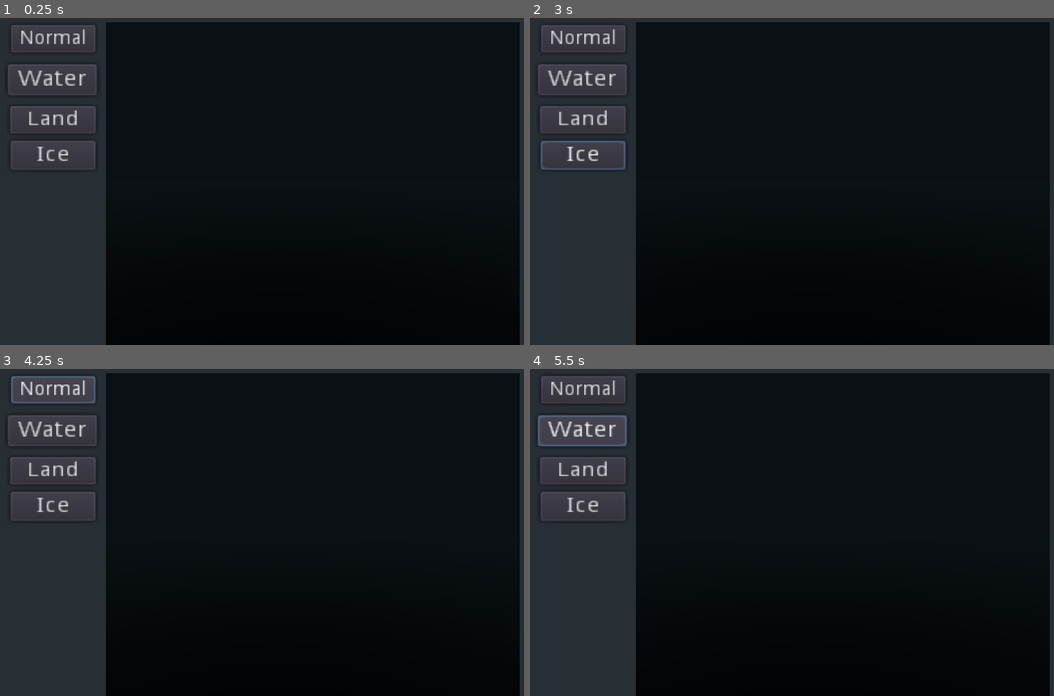
Above: before the commit, frames 1-4 (two rows, left to right).
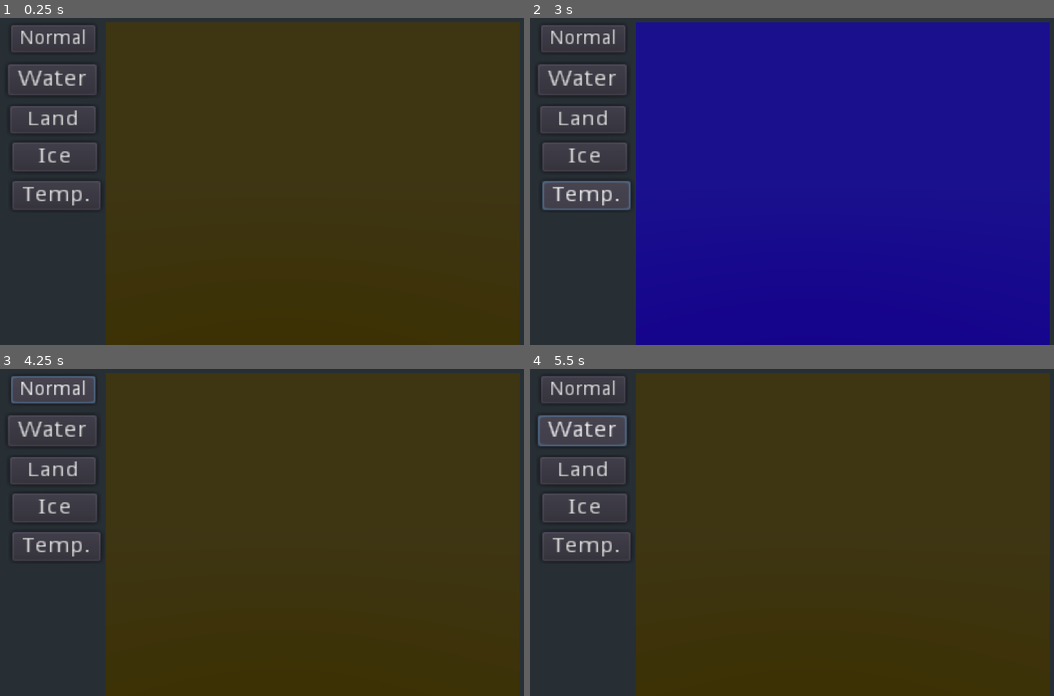
Above: after the commit, the same moments.

Repository: nestorac/earth
Game: Godot game, scene res://Globe.tscn
The game is run twice, just before and just after one commit, with the same random seed, the same clock (stepped at 60 frames per second) and the same inputs.
Inputs (mouse positions are in pixels of both pictures, inside the frame that each line leads up to):
- Up to frame 1 (0.25 s): no input
- Up to frame 2 (3 s): click "Water" at 0.5 s; click "Land" at 1.25 s; click "Ice" at 2 s; click (587, 194) at 2.75 s, where only the run after the commit has a clickable "Temp."
- Up to frame 3 (4.25 s): click "Normal" at 3.5 s
- Up to frame 4 (5.5 s): click "Normal" at 4.25 s; click "Water" at 5 s

The runs differ from the first frame. In frame 1, 79% of the frame differs, in the area x 2-100%, y 1-100%; in frame 2, 80%; in frame 3, 79%; in frame 4, 79%.
Error after the commit: Invalid get index 'WATER' (on base: 'Node (GlobalVars.gd)'). (res://Scripts/UImenu.gd:21)

Commit message:
Last important fixes, now we program turns and temperature.

Diff:
--- a/Globe.tscn
+++ b/Globe.tscn
@@ -1,32 +1,14 @@
 [gd_scene load_steps=6 format=2]
 
+[ext_resource path="res://Scripts/Game.gd" type="Script" id=1]
 [ext_resource path="res://Scripts/CamBase.gd" type="Script" id=3]
 [ext_resource path="res://Scripts/UImenu.gd" type="Script" id=5]
-[ext_resource path="res://Scripts/MeshOfSquares.gd" type="Script" id=7]
-
-[sub_resource type="GDScript" id=4]
-script/source = "extends Spatial
-
-
-# Declare member variables here. Examples:
-# var a = 2
-# var b = \"text\"
-
-
-# Called when the node enters the scene tree for the first time.
-func _ready():
-	pass # Replace with function body.
-
-
-# Called every frame. 'delta' is the elapsed time since the previous frame.
-#func _process(delta):
-#	pass
-"
+[ext_resource path="res://Scripts/World.gd" type="Script" id=7]
 
 [sub_resource type="MultiMesh" id=2]
 
-[node name="Globe" type="Spatial"]
-script = SubResource( 4 )
+[node name="Game" type="Spatial"]
+script = ExtResource( 1 )
 
 [node name="CamBase" type="Spatial" parent="."]
 transform = Transform( 1, 0, 0, 0, 1, 0, 0, 0, 1, 21, 22, 19 )
@@ -36,14 +18,14 @@
 [node name="Camera" type="Camera" parent="CamBase"]
 transform = Transform( 1, 0, 0, 0, 1.31134e-07, 1, 0, -1, 1.31134e-07, 0, 6.51013, -0.00842714 )
 
-[node name="MultiMeshInstance" type="MultiMeshInstance" parent="."]
+[node name="World" type="MultiMeshInstance" parent="."]
 multimesh = SubResource( 2 )
 script = ExtResource( 7 )
 
 [node name="UI" type="Control" parent="."]
 anchor_right = 1.0
 anchor_bottom = 1.0
-rect_pivot_offset = Vector2( 639, 209 )
+rect_pivot_offset = Vector2( 71, 341 )
 script = ExtResource( 5 )
 
 [node name="BtWater" type="Button" parent="UI"]
@@ -63,12 +45,20 @@
 text = "Land"
 
 [node name="BtIce" type="Button" parent="UI"]
-margin_left = 24.0
-margin_top = 229.0
-margin_right = 74.0
-margin_bottom = 249.0
+margin_left = 27.0
+margin_top = 232.0
+margin_right = 77.0
+margin_bottom = 252.0
 rect_scale = Vector2( 3.09361, 2.66945 )
 text = "Ice"
+
+[node name="BtTemp" type="Button" parent="UI"]
+margin_left = 27.0
+margin_top = 302.0
+margin_right = 77.0
+margin_bottom = 322.0
+rect_scale = Vector2( 3.09361, 2.66945 )
+text = "Temp."
 
 [node name="BtNormal" type="Button" parent="UI"]
 margin_left = 25.0
@@ -78,7 +68,12 @@
 rect_scale = Vector2( 2.59983, 2.51249 )
 text = "Normal"
 
+[node name="TurnTimer" type="Timer" parent="."]
+autostart = true
+
 [connection signal="button_up" from="UI/BtWater" to="UI" method="_on_BtWater_button_up"]
 [connection signal="button_up" from="UI/BtLand" to="UI" method="_on_BtLand_button_up"]
 [connection signal="button_up" from="UI/BtIce" to="UI" method="_on_BtIce_button_up"]
+[connection signal="button_up" from="UI/BtTemp" to="UI" method="_on_BtTemp_button_up"]
 [connection signal="button_up" from="UI/BtNormal" to="UI" method="_on_BtNormal_button_up"]
+[connection signal="timeout" from="TurnTimer" to="." method="_on_TurnTimer_timeout"]
--- /dev/null
+++ b/Scripts/Game.gd
@@ -0,0 +1,12 @@
+extends Spatial
+
+onready var mmi = $World
+
+# Called when the node enters the scene tree for the first time.
+func _ready():
+	pass # Replace with function body.
+
+
+
+func _on_TurnTimer_timeout():
+	mmi.next_turn()
--- /dev/null
+++ b/Scripts/GlobalVars.gd
@@ -0,0 +1,3 @@
+extends Node
+
+enum layer {NONE, WATER, LAND, ICE, GRASS, TEMP}
--- a/Scripts/Globe.gd
+++ /dev/null
@@ -1,19 +0,0 @@
-extends Spatial
-
-onready var cell = get_node("Cell")
-#
-export(PackedScene) var unit_scene
-export(NodePath) onready var units_node = get_node(units_node) as Spatial
-
-
-#func _process(delta):
-#	if Input.is_action_pressed("spawn_cells"):
-#		for i in range(20):
-#			spawn_unit()
-
-#func spawn_unit():
-#	var unit_instance = unit_scene.instance()
-#
-#	units_node.add_child(unit_instance)
-#	unit_instance.global_transform.origin = Vector3(randf()/4.0,randf()/4.0,randf()/4.0)
-#	print("Spawn child.")
--- a/Scripts/Square.gd
+++ b/Scripts/Square.gd
@@ -11,7 +11,7 @@
 var color = Color(0, 0, 0)
 var st = SurfaceTool.new()
 
-enum {NONE, WATER, LAND, ICE, GRASS}
+var temperature_celsius = -60.0 # between -100 and +100
 
 #var layer = NONE
 
@@ -60,7 +60,7 @@
 func draw_square_water():
 	var material = get_surface_material(0)
 
-	color = Color(water_depth/100*0.1, water_depth/100*0.1, water_depth/100*1)
+	color = Color(water_depth/100.0*0.1, water_depth/100.0*0.1, water_depth/100.0*1.0)
 	material.albedo_color = color
 
 
@@ -77,28 +77,37 @@
 	color = Color(ice_depth*0.15, ice_depth*1, ice_depth*1)
 	material.albedo_color = color
 
+func draw_square_temp():
+	var material = get_surface_material(0)
+
+	color = Color((temperature_celsius+100)/200.0, 0, 1.0-(temperature_celsius+100)/200.0)
+
+	material.albedo_color = color
+
 func draw_square():
 	var material = get_surface_material(0)
 	var mesh_of_squares = get_parent()
 
-	if mesh_of_squares.layer == NONE:
+	if mesh_of_squares.layer == GlobalVars.layer.NONE:
 		if ice_depth > 0:
 			color = Color(ice_depth*0.15, ice_depth, ice_depth)
 		elif water_depth > 0:
-			color = Color(water_depth*0.1, water_depth*0.1, water_depth)
+			color = Color(water_depth/100.0*0.1, water_depth/100.0*0.1, water_depth/100.0)
 			if land_elevation > 0:
-				color = color + Color(land_elevation/100, (land_elevation/100)*0.66, 0)
+				color = color + Color(land_elevation/100.0, land_elevation/100.0*0.66, 0)
 		elif land_elevation > 0:
-			color = Color(land_elevation/100, land_elevation/100*0.66, 0)
+			color = Color(land_elevation/100.0, land_elevation/100.0*0.66, 0)
 		if grass:
 			color = Color(0.1, 0.7, 0.1)
-	elif mesh_of_squares.layer == WATER:
+	elif mesh_of_squares.layer == GlobalVars.layer.WATER:
 		draw_square_water()
-	elif mesh_of_squares.layer == LAND:
+	elif mesh_of_squares.layer == GlobalVars.layer.LAND:
 		draw_square_land()
-	elif mesh_of_squares.layer == ICE:
+	elif mesh_of_squares.layer == GlobalVars.layer.ICE:
 		draw_square_ice()
-#	elif mesh_of_squares.layer == GRASS:
+	elif mesh_of_squares.layer == GlobalVars.layer.TEMP:
+		draw_square_temp()
+#	elif mesh_of_squares.layer == GlobalVars.layer.GRASS:
 #		draw_square_grass()
 	material.albedo_color = color
 
--- a/Scripts/UImenu.gd
+++ b/Scripts/UImenu.gd
@@ -1,6 +1,4 @@
 extends Control
-
-enum {NONE, WATER, LAND, ICE, GRASS}
 
 # Declare member variables here. Examples:
 # var a = 2
@@ -13,34 +11,41 @@
 
 
 func hide_squares(layer):
-	var mmi = $"../MultiMeshInstance"
+	var mmi = $"../World"
 	for square in mmi.get_children():
 		pass # TODO
 
 
 func _on_BtWater_button_up():
-	var mmi = $"../MultiMeshInstance"
-	mmi.set_layer(WATER)
+	var mmi = $"../World"
+	mmi.set_layer(GlobalVars.WATER)
 	for square in mmi.get_children():
 		square.draw_square_water()
 
 
 func _on_BtLand_button_up():
-	var mmi = $"../MultiMeshInstance"
-	mmi.set_layer(LAND)
+	var mmi = $"../World"
+	mmi.set_layer(GlobalVars.layer.LAND)
 	for square in mmi.get_children():
 		square.draw_square_land()
 
 
 func _on_BtIce_button_up():
-	var mmi = $"../MultiMeshInstance"
-	mmi.set_layer(ICE)
+	var mmi = $"../World"
+	mmi.set_layer(GlobalVars.layer.ICE)
 	for square in mmi.get_children():
 		square.draw_square_ice()
 
 
 func _on_BtNormal_button_up():
-	var mmi = $"../MultiMeshInstance"
-	mmi.set_layer(NONE)
+	var mmi = $"../World"
+	mmi.set_layer(GlobalVars.layer.NONE)
 	for square in mmi.get_children():
 		square.draw_square()
+
+
+func _on_BtTemp_button_up():
+	var mmi = $"../World"
+	mmi.set_layer(GlobalVars.layer.TEMP)
+	for square in mmi.get_children():
+		square.draw_square()
--- a/Scripts/MeshOfSquares.gd
+++ b/Scripts/World.gd
@@ -1,14 +1,17 @@
 extends MultiMeshInstance
+
 
 var square = preload("res://Scenes/Square.tscn")
 export var width = 50
-export var height = 50
+export var height = 40
 
-export var water_impact = 50
+export var land_to_be_removed = 25
 
-enum {NONE, WATER, LAND, ICE, GRASS}
+export var water_impact = 50.0
+
 export var islands = 5
-export var layer = NONE
+export var layer = GlobalVars.layer.NONE
+export var world_temperature_celsius = 21
 
 var squares = []
 
@@ -20,7 +23,7 @@
 
 
 # iterate: perform the necessary steps to advance time by 1 day
-func iterate():
+func next_turn():
 	pass
 
 
@@ -30,7 +33,7 @@
 
 func create_sea():
 	for child in get_children():
-		child.set_terrain(WATER, 1.0)
+		child.set_terrain(GlobalVars.layer.WATER, 1.0)
 
 func random_land(terrain):
 	var array = get_children()
@@ -53,52 +56,78 @@
 	for i in range(radius):
 		var aliasing = water_impact
 		var distance = round ( radius - round( (i*i) / (PI*PI*2) ) )
+
 		for j in range( distance ):
 			if (j == (distance - 1) ):
-				aliasing = 100 * fmod((i*i) / (PI*PI*2), 1.0) / 2.0
-				print (aliasing)
-			else:
-				aliasing = water_impact
+				aliasing = water_impact * fmod((i*i) / (PI*PI*2.0), 1.0) / 2.0
 
-			square = get_square(x+i, y+j)
-			if square:
-				square.add_terrain_water(aliasing)
-				square.remove_land(aliasing)
-			square = get_square(x+i, y-j)
-			if square:
-				square.add_terrain_water(aliasing)
-				square.remove_land(aliasing)
-			square = get_square(x-i,y+j)
-			if square:
-				square.add_terrain_water(aliasing)
-				square.remove_land(aliasing)
-			square = get_square(x-i,y-j)
-			if square:
-				square.add_terrain_water(aliasing)
-				square.remove_land(aliasing)
+			if (i == 0) and (j == 0):
+				square = get_square(x, y)
+				if square:
+					square.add_terrain_water(aliasing)
+					square.remove_land(land_to_be_removed*aliasing/100.0)
+
+			if (i == 0) and (j != 0):
+				square = get_square(x, y+j)
+				if square:
+					square.add_terrain_water(aliasing)
+					square.remove_land(land_to_be_removed*aliasing/100.0)
+				square = get_square(x, y-j)
+				if square:
+					square.add_terrain_water(aliasing)
+					square.remove_land(land_to_be_removed*aliasing/100.0)
+			if (j == 0) and (i != 0):
+				square = get_square(x+i, y)
+				if square:
+					square.add_terrain_water(aliasing)
+					square.remove_land(land_to_be_removed*aliasing/100.0)
+				square = get_square(x-i, y)
+				if square:
+					square.add_terrain_water(aliasing)
+					square.remove_land(land_to_be_removed*aliasing/100.0)
+			if (i != 0 and j != 0):
+				square = get_square(x+i, y+j)
+				if square:
+					square.add_terrain_water(aliasing)
+					square.remove_land(land_to_be_removed*aliasing/100.0)
+				square = get_square(x+i, y-j)
+				if square:
+					square.add_terrain_water(aliasing)
+					square.remove_land(land_to_be_removed*aliasing/100.0)
+				square = get_square(x-i,y+j)
+				if square:
+					square.add_terrain_water(aliasing)
+					square.remove_land(land_to_be_removed*aliasing/100.0)
+				square = get_square(x-i,y-j)
+				if square:
+					square.add_terrain_water(aliasing)
+					square.remove_land(land_to_be_removed*aliasing/100.0)
 
 
 func get_square(x, y):
-	if (x <= width) and (y <= height):
-		return get_node("test_" + str(x) + "_" + str(y))
-	else:
-		pass
+	if x < width and y < height and x >= 0 and y >= 0:
+		var node = get_node("test_" + str(x) + "_" + str(y))
+		if node:
+			return node
+#	else:
 #		print ("Coordinates must be lower than " + str(width) + " width and " + str(height) + " height.")
 
 
 func update_terrains_random():
 	for child in get_children():
-		child.set_terrain(child.choose_random([WATER, LAND, ICE, GRASS]))
+		child.set_terrain(child.choose_random([GlobalVars.layer.WATER,
+						GlobalVars.layer.LAND, GlobalVars.layer.ICE,
+						GlobalVars.layer.GRASS]))
 
 
 func _process(delta):
 	if Input.is_action_just_pressed("test1"):
 		var xy = get_random_coordinates()
-		impact(xy[0],xy[1],randi()%20,WATER)
+		impact(xy[0],xy[1],randi()%20,GlobalVars.layer.WATER)
 	if Input.is_action_just_pressed("update_terrains"):
 		create_sea()
 		for i in islands:
-			random_land(LAND)
+			random_land(GlobalVars.layer.LAND)
 
 func _ready():
 	var square_instance
--- a/project.godot
+++ b/project.godot
@@ -23,6 +23,10 @@
 config/name="Earth"
 run/main_scene="res://Globe.tscn"
 config/icon="res://icon.png"
+
+[autoload]
+
+GlobalVars="*res://Scripts/GlobalVars.gd"
 
 [input]
 
